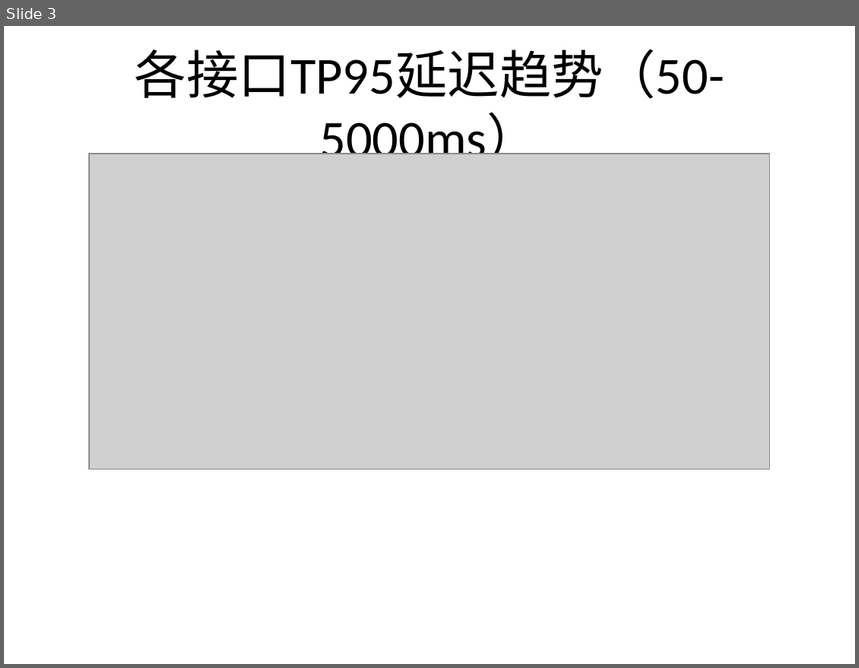
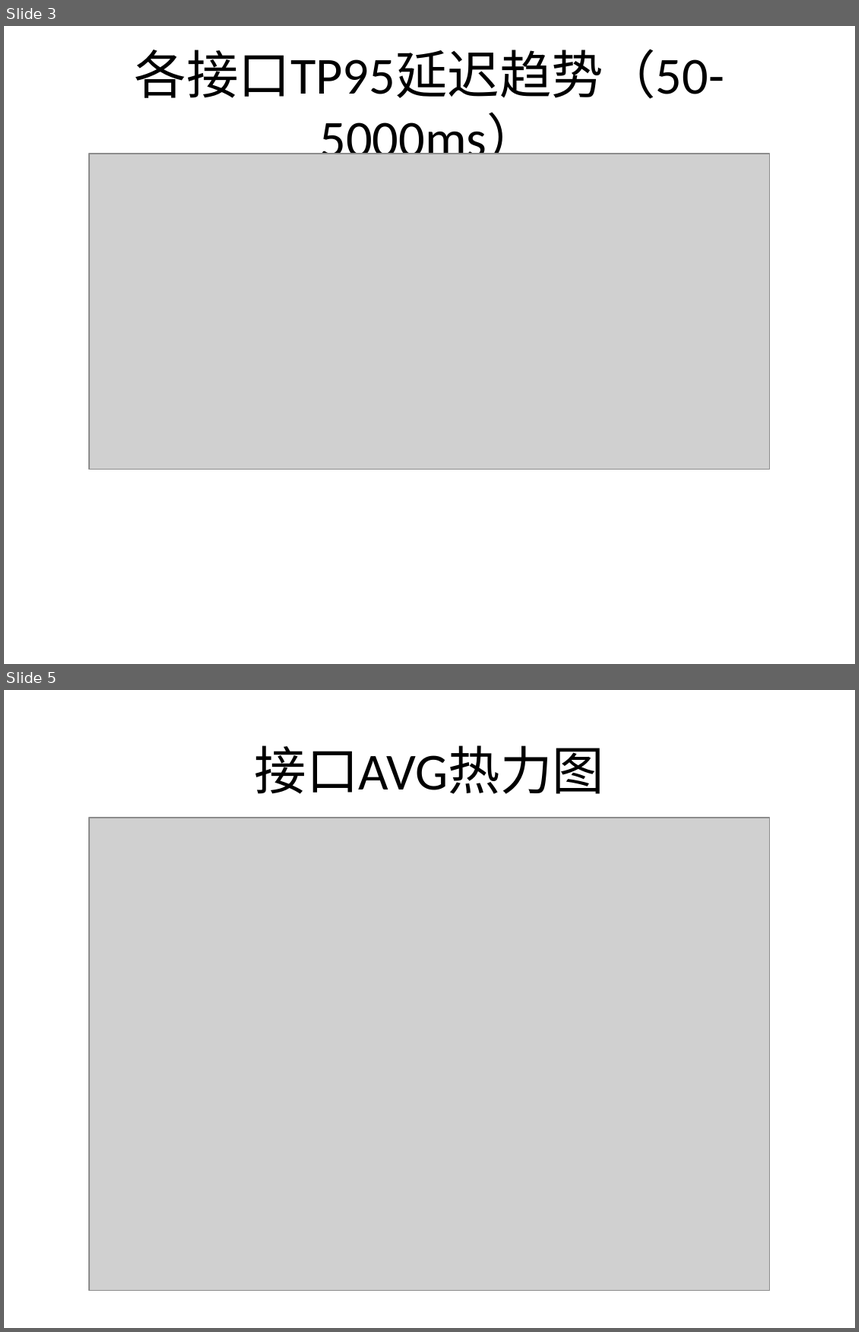
Before and after one commit to casparcao/spiders, a slide deck: performance/interface_performance_analysis/performance_analysis_report.pptx. Shown one above the other, each under a label of ours: slide 3 before the commit, slides 3 and 5 after it; the slides between them are not shown. The pictures are 859x668 and 859x1332 pixels, drawn with LibreOffice and Linux fonts; fonts in the diff are those of the drawing; grey boxes stand for pictures. Boxes give left, top, right and bottom in pixels: in the first picture for what was removed or moved away, otherwise in the second. Text is boxed around its words. In the diff, an @@ line names an element or a change of style, - is before the commit and + after.

```diff
--- a/performance/interface_performance_analysis/performance_analysis_report.pptx
+++ b/performance/interface_performance_analysis/performance_analysis_report.pptx
@@ slide 5 added at <box>4,690,855,1328</box>, background #FFFFFF @@
@@ title added at <box>255,745,604,794</box>, 44 pt, text #000000 @@
+接口AVG热力图
@@ picture added at <box>89,818,770,1291</box> @@
```
Also in this commit, not shown: 3 slides changed, 2 other slides added, 5 other files.
